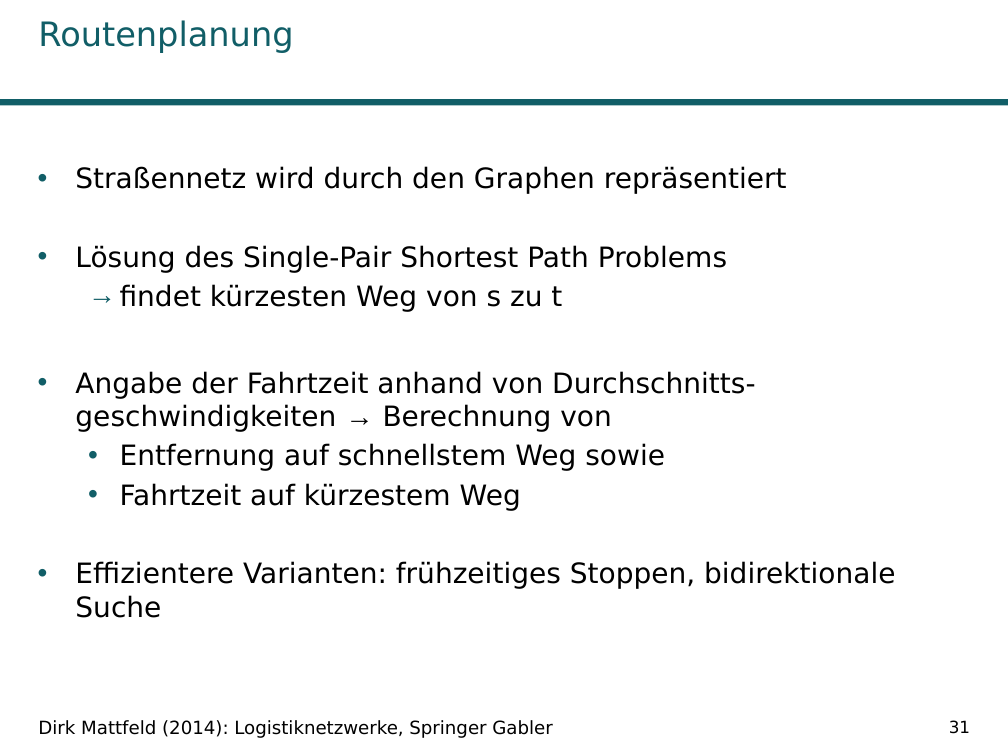
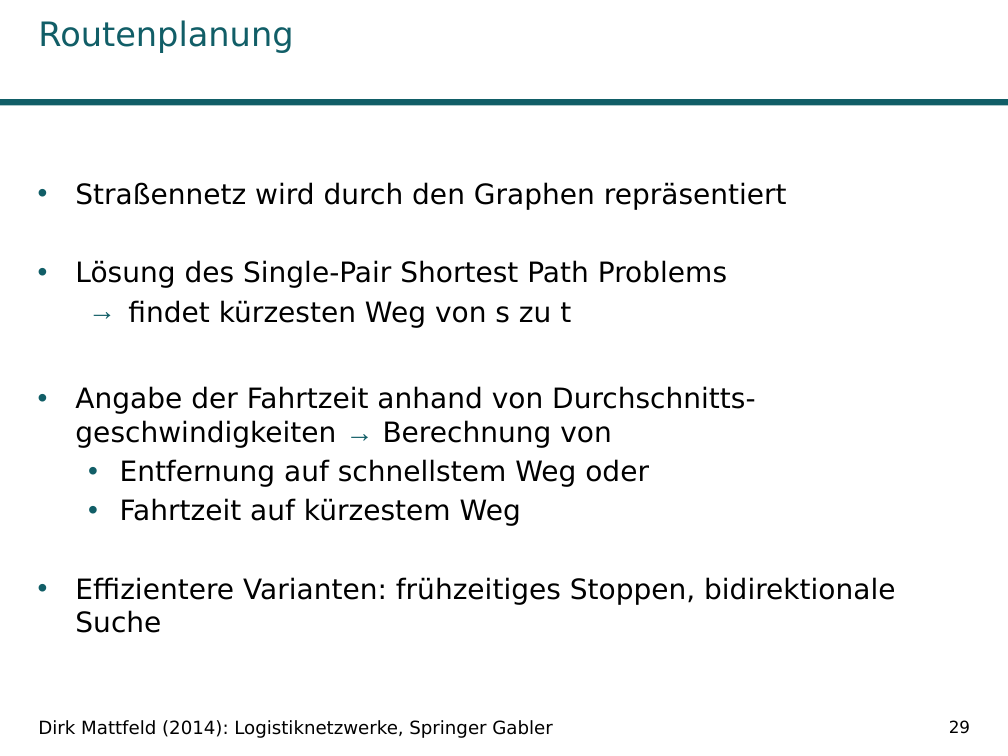
Before and after one commit to Kage0x3B/wissenschaftliches-arbeiten-praesentation, a slide deck: slide 29 of Präsentation Pfadplanungsalgorithmen.pptx (slide 31 before the commit). Drawn at 1008x756 pixels with LibreOffice and Linux fonts; fonts in the diff are those of the drawing; background and template pictures are left out. Boxes give left, top, right and bottom in pixels: in the first picture for what was removed or moved away, otherwise in the second. Text is boxed around its words. In the diff, an @@ line names an element or a change of style, - is before the commit and + after.

```diff
--- a/Präsentation Pfadplanungsalgorithmen.pptx
+++ b/Präsentation Pfadplanungsalgorithmen.pptx
@@ text "Straßennetz wird durch den Graphen ...": place and size @@
-text "Straßennetz wird durch den Graphen ..." at bbox=[75, 166, 895, 618]
+text "Straßennetz wird durch den Graphen ..." at bbox=[75, 182, 895, 633]
@@ text at bbox=[75, 386, 755, 448]: text colour #000000 to #115E67 in "→" @@
@@ text at bbox=[120, 459, 649, 487]: text changed @@
-  • Entfernung auf schnellstem Weg sowie
+  • Entfernung auf schnellstem Weg oder
@@ page number at bbox=[949, 720, 970, 734]: text changed @@
-31
+29
```
Also in this commit, not shown: 12 other slides changed, 2 slides removed, 1 other file.
